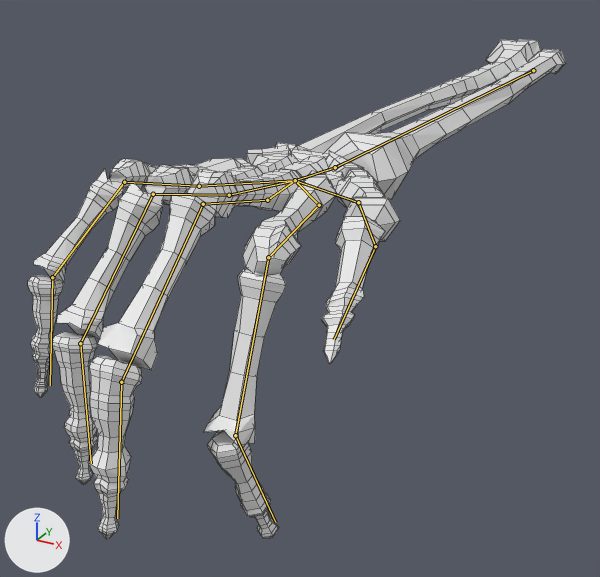
The Blender file skeleton hand/skeleton hand trail 2.blend, before and after one commit.
Before and after are seen from a 50 mm camera at (2.89, -8.53, 1.85) aimed at (-0.75, -1.91, -1.46). The axes (+X, +Y, +Z) are drawn at lower left. The lights are the same throughout. Both versions are drawn at frame 0 of the action 'impatient tap fixx'; the numbers are the values there. The bones that bend it are drawn over the model as lines. Mesh edges are drawn as thin lines.

The first picture shows 'skeleton hand'.
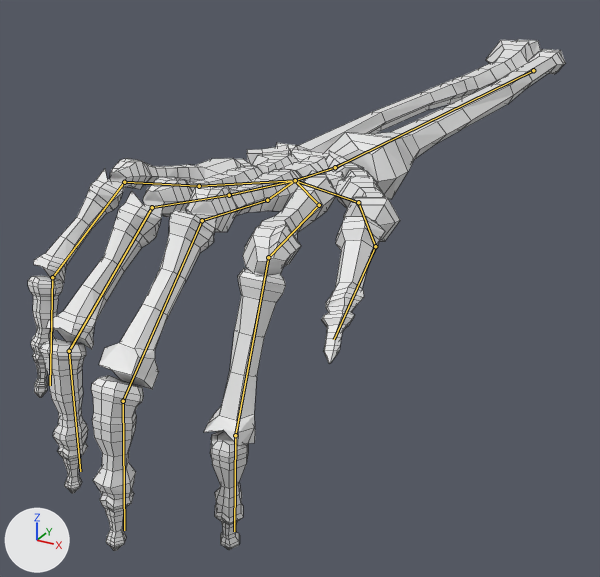
Where the change shows, as pixel boxes (x1, y1, x2, y2) in the pictures (600 x 577 px):
'skeleton hand', posed: before (28, 39, 565, 539); after (28, 39, 565, 551)
bone 'Bone.003', root to tip: before (267, 200) to (203, 204); after (267, 200) to (202, 220)
bone 'Bone.004', root to tip: before (203, 204) to (121, 382); after (202, 220) to (123, 401)
bone 'Bone.005', root to tip: before (121, 382) to (117, 518); after (123, 401) to (124, 530)
bone 'Bone.007', root to tip: before (229, 195) to (153, 194); after (229, 195) to (152, 207)
bone 'Bone.008', root to tip: before (153, 194) to (80, 343); after (152, 207) to (69, 351)
bone 'Bone.009', root to tip: before (80, 343) to (91, 463); after (69, 351) to (80, 471)
bone 'Bone.013', root to tip: before (235, 435) to (275, 522); after (235, 435) to (234, 531)

The edits, one by one:
Bone 'Bone.003' (bone_bone_003) moves from (0.0, 0.0, 0.0) to (-0.03, -0.12, -0.04).
Bone 'Bone.003' (bone_bone_003) turns from (-134, 41, -12) to (-9, -3, 63) degrees about its own x, y and z.
Bone 'Bone.004' (bone_bone_004) turns from (56, 9, 134) to (52, 4, 133) degrees about its own x, y and z.
Bone 'Bone.005' (bone_bone_005) moves from (0.0, 0.0, 0.0) to (-0.11, -0.13, -0.07).
Bone 'Bone.005' (bone_bone_005) turns from (-20, 26, -8) to (-13, 27, -5) degrees about its own x, y and z.
Bone 'Bone.007' (bone_bone_007) moves from (0.0, 0.0, 0.0) to (0.05, -0.12, 0.04).
Bone 'Bone.007' (bone_bone_007) turns from (-21, -179, -50) to (-9, -11, -152) degrees about its own x, y and z.
Bone 'Bone.008' (bone_bone_008) moves from (0.0, 0.0, 0.0) to (0.23, 0.17, -0.01).
Bone 'Bone.008' (bone_bone_008) turns from (62, 151, 21) to (50, 144, 15) degrees about its own x, y and z.
Bone 'Bone.009' (bone_bone_009) moves from (0.0, 0.0, 0.0) to (-0.02, -0.05, 0.1).
Bone 'Bone.009' (bone_bone_009) turns from (-24, 23, -14) to (-6, 25, -3) degrees about its own x, y and z.
Bone 'Bone.013' (bone_bone_013) moves from (0.0, 0.0, 0.0) to (-0.14, 0.05, -0.15).
Bone 'Bone.013' (bone_bone_013) turns from (-9, 35, 15) to (-22, 37, 8) degrees about its own x, y and z.
